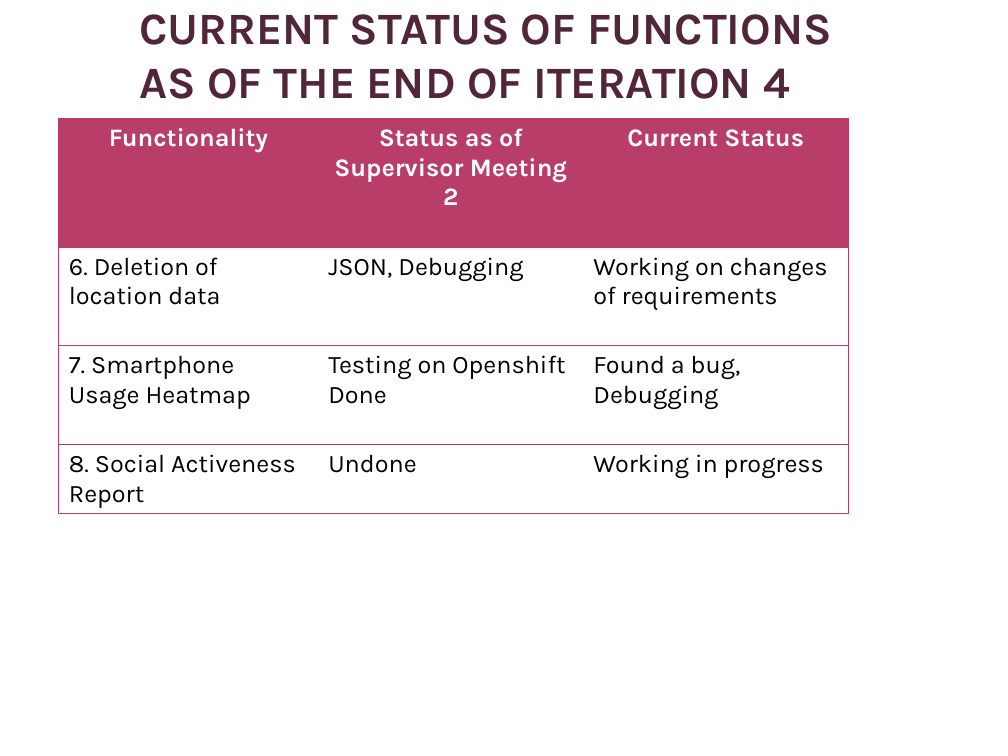
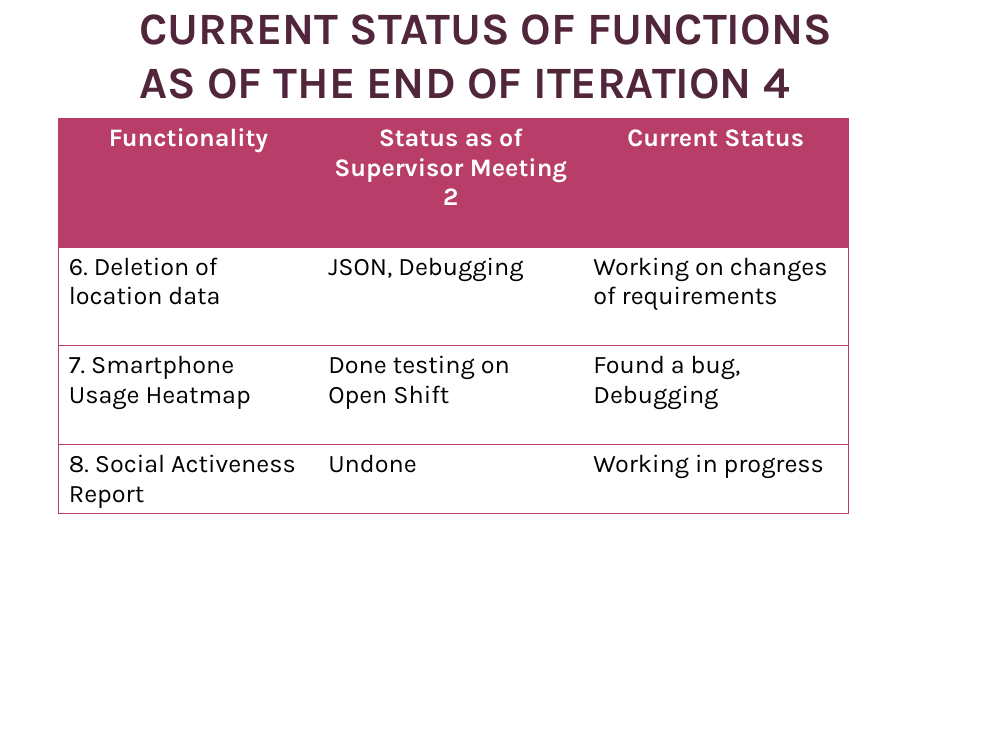
Before and after one commit to jerots/SMUAnalytics, a slide deck: slide 5 of presentations/Supervisor Meeting 3.pptx. Drawn at 1008x756 pixels with LibreOffice and Linux fonts; fonts in the diff are those of the drawing; background and template pictures are left out. Boxes give left, top, right and bottom in pixels: in the first picture for what was removed or moved away, otherwise in the second. Text is boxed around its words. In the diff, an @@ line names an element or a change of style, - is before the commit and + after.

```diff
--- a/presentations/Supervisor Meeting 3.pptx
+++ b/presentations/Supervisor Meeting 3.pptx
@@ table at bbox=[58, 119, 848, 522] @@
-row 3, column 2: Testing on Openshift Done
+row 3, column 2: Done testing on Open Shift
```
Also in this commit, not shown: 3 other slides changed.
